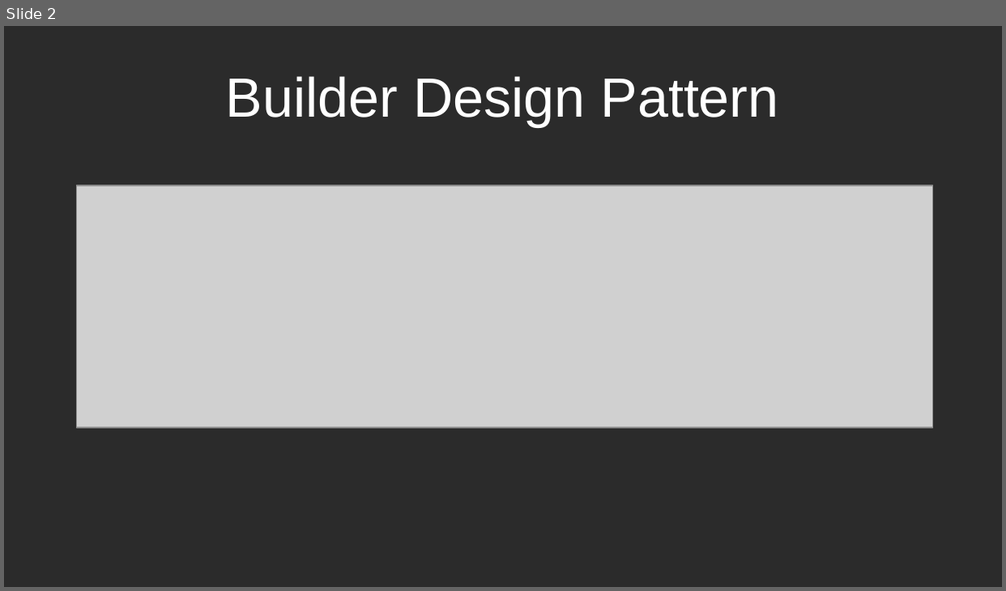
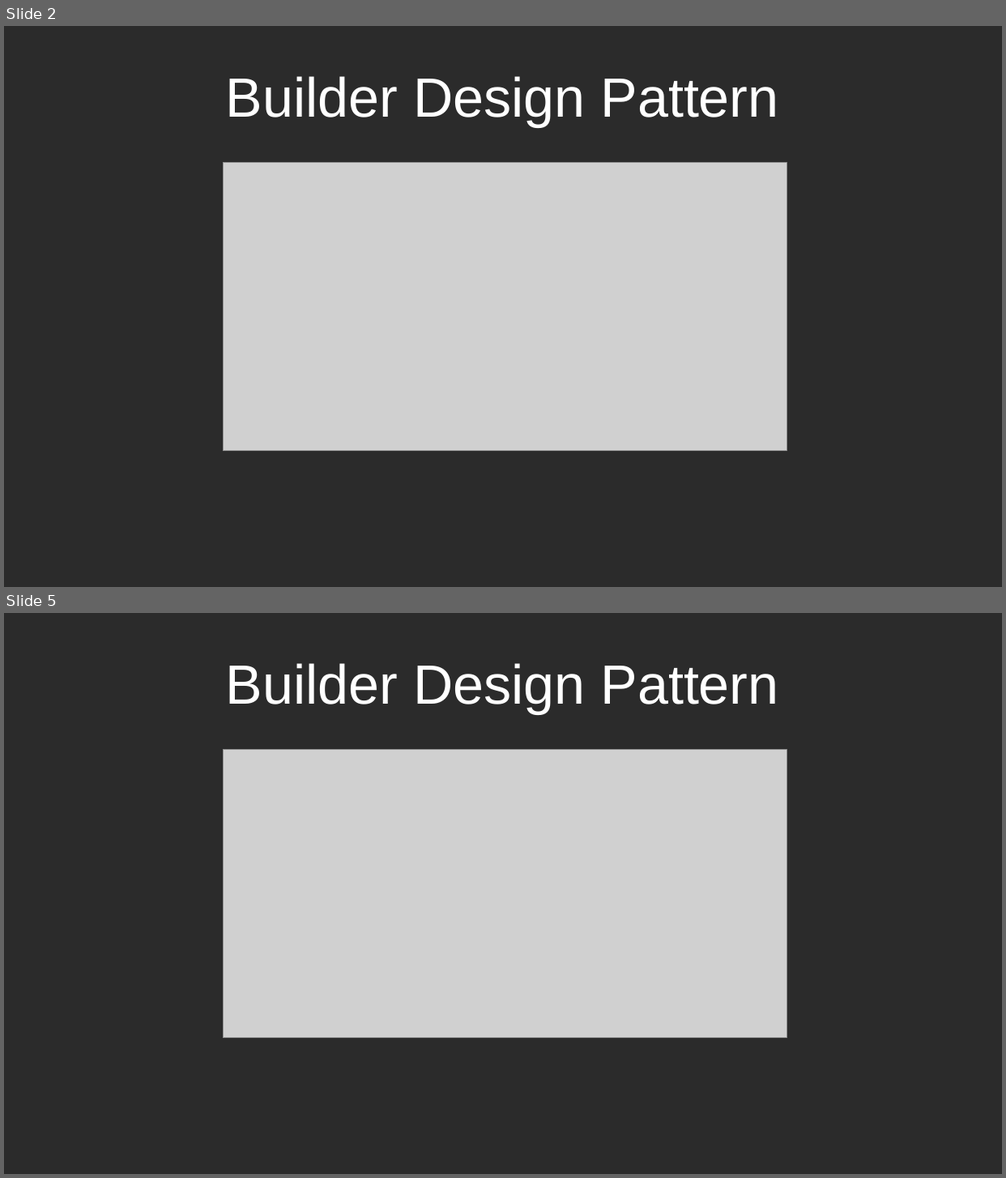
Before and after one commit to RayAndrade/CPPstudy, a slide deck: Creational/Builder/uml/uml.odp. Shown one above the other, each under a label of ours: slide 2 before the commit, slides 2 and 5 after it; the slides between them are not shown. The pictures are 1006x591 and 1006x1178 pixels, drawn with LibreOffice and Linux fonts; fonts in the diff are those of the drawing; grey boxes stand for pictures; background and template pictures are left out; a plain dark background stands for a picture behind light text. Boxes give left, top, right and bottom in pixels: in the first picture for what was removed or moved away, otherwise in the second. Text is boxed around its words. In the diff, an @@ line names an element or a change of style, - is before the commit and + after.

```diff
--- a/Creational/Builder/uml/uml.odp
+++ b/Creational/Builder/uml/uml.odp
@@ slide 5 added at (4, 613, 1002, 1174), background picture (left out) @@
@@ title added at (226, 663, 779, 714), 44 pt, text #FFFFFF @@
+Builder Design Pattern
@@ picture added at (224, 750, 787, 1038) @@
@@ slide 2 changed as well @@
@@ picture: place and size @@
-picture at (76, 186, 933, 428)
+picture at (224, 163, 787, 451)
```
Also in this commit, not shown: 1 other slide changed, 10 other slides added, 9 other files.
